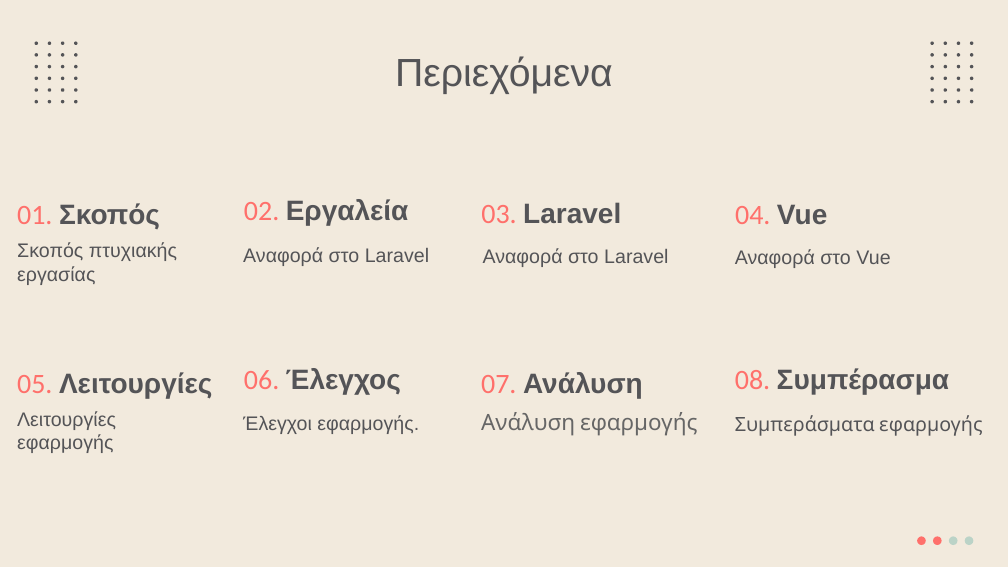
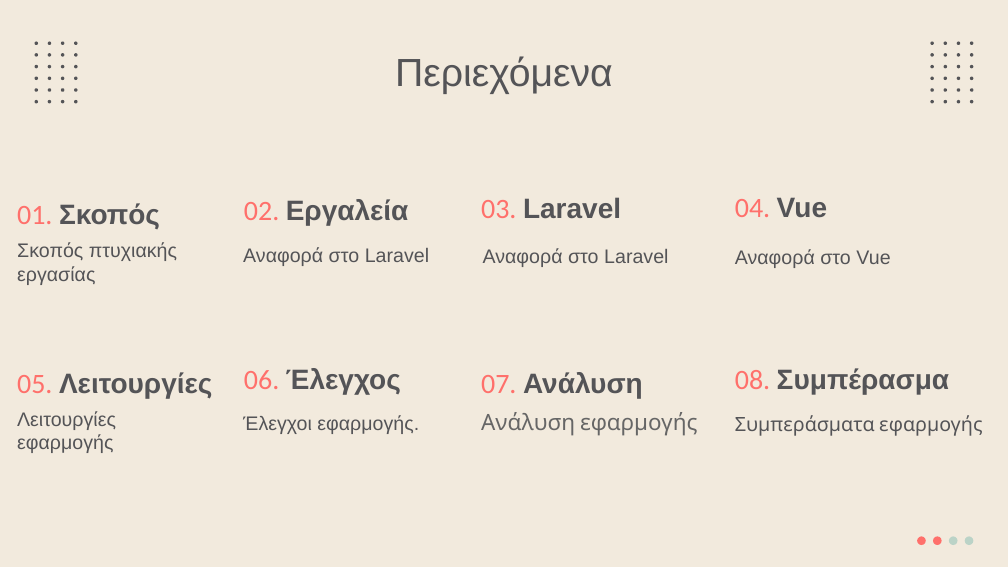
Before and after one commit to Button99/Rental-Accommodation, a slide deck: slide 2 of Thesis PowerPoint.pptx. Drawn at 1008x567 pixels with LibreOffice and Linux fonts; fonts in the diff are those of the drawing. Boxes give left, top, right and bottom in pixels: in the first picture for what was removed or moved away, otherwise in the second. Text is boxed around its words. In the diff, an @@ line names an element or a change of style, - is before the commit and + after.

Commit message:
Fixed height

```diff
--- a/Thesis PowerPoint.pptx
+++ b/Thesis PowerPoint.pptx
@@ title "03. Laravel": place and size @@
-title "03. Laravel" at box(481, 202, 621, 224)
+title "03. Laravel" at box(481, 197, 621, 219)
@@ title "04. Vue": place and size @@
-title "04. Vue" at box(735, 204, 827, 225)
+title "04. Vue" at box(735, 197, 827, 218)
```
